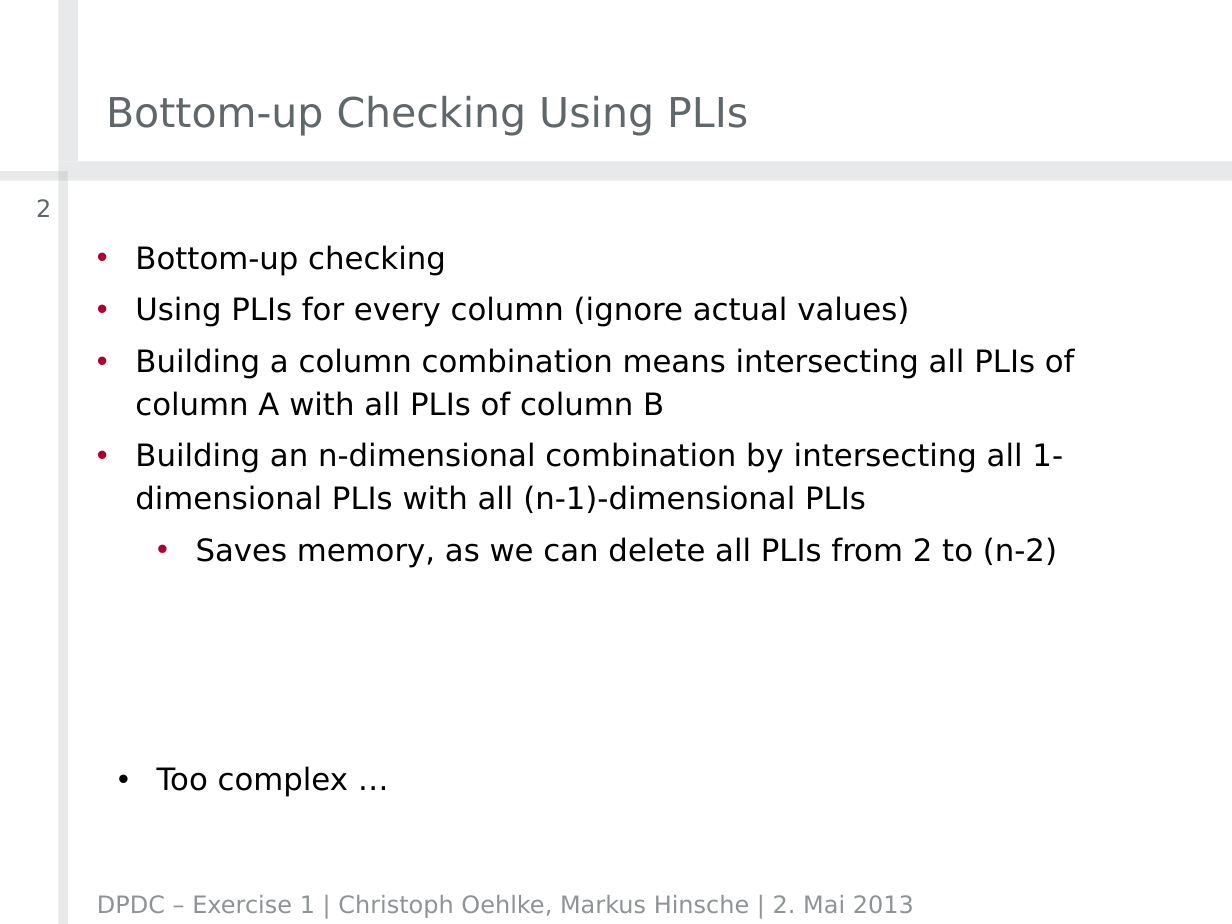
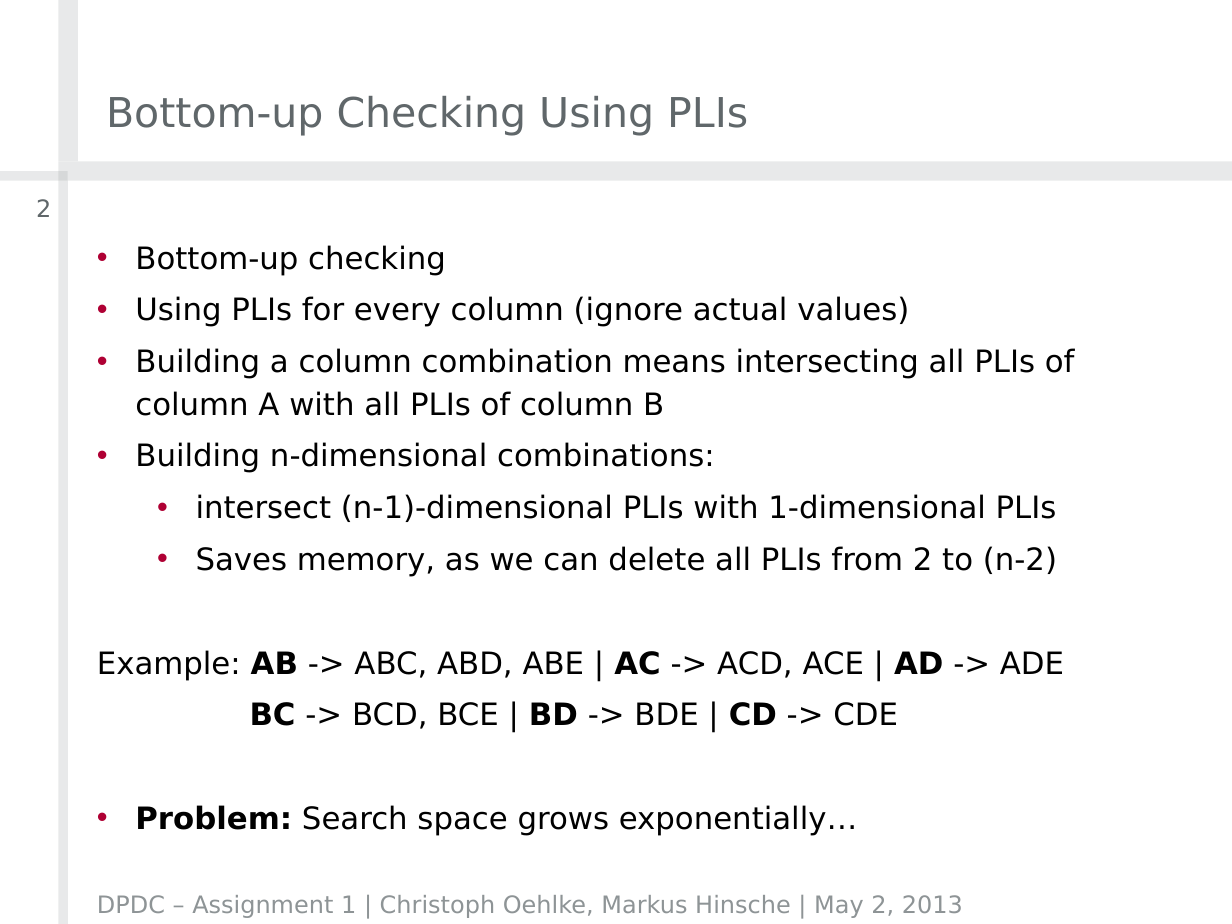
Before and after one commit to crizzy/dpdc-exercises, a slide deck: slide 2 of exercise1/DPDCAssignment1ChristophOehlkeMarkusHinsche.pptx. Drawn at 1232x924 pixels with LibreOffice and Linux fonts; fonts in the diff are those of the drawing; background and template pictures are left out. Boxes give left, top, right and bottom in pixels: in the first picture for what was removed or moved away, otherwise in the second. Text is boxed around its words. In the diff, an @@ line names an element or a change of style, - is before the commit and + after.

```diff
--- a/exercise1/DPDCAssignment1ChristophOehlkeMarkusHinsche.pptx
+++ b/exercise1/DPDCAssignment1ChristophOehlkeMarkusHinsche.pptx
@@ text at (135,442,1057,522): text changed @@
-• Building an n-dimensional combination by intersecting all 1-dimensional PLIs with all (n-1)-dimensional PLIs
+• Building n-dimensional combinations:
+  • intersect (n-1)-dimensional PLIs with 1-dimensional PLIs
@@ text at (97,650,1064,836): paragraphs added @@
+Example: AB -> ABC, ABD, ABE | AC -> ACD, ACE | AD -> ADE
+BC -> BCD, BCE | BD -> BDE | CD -> CDE
+• Problem: Search space grows exponentially…
@@ text removed at (157,766,348,797) @@
-• Too complex …
@@ text at (97,895,963,918): text changed @@
-DPDC – Exercise 1 | Christoph Oehlke, Markus Hinsche | 2. Mai 2013
+DPDC – Assignment 1 | Christoph Oehlke, Markus Hinsche | May 2, 2013
```
Also in this commit, not shown: 9 other slides changed, 4 slides added.
